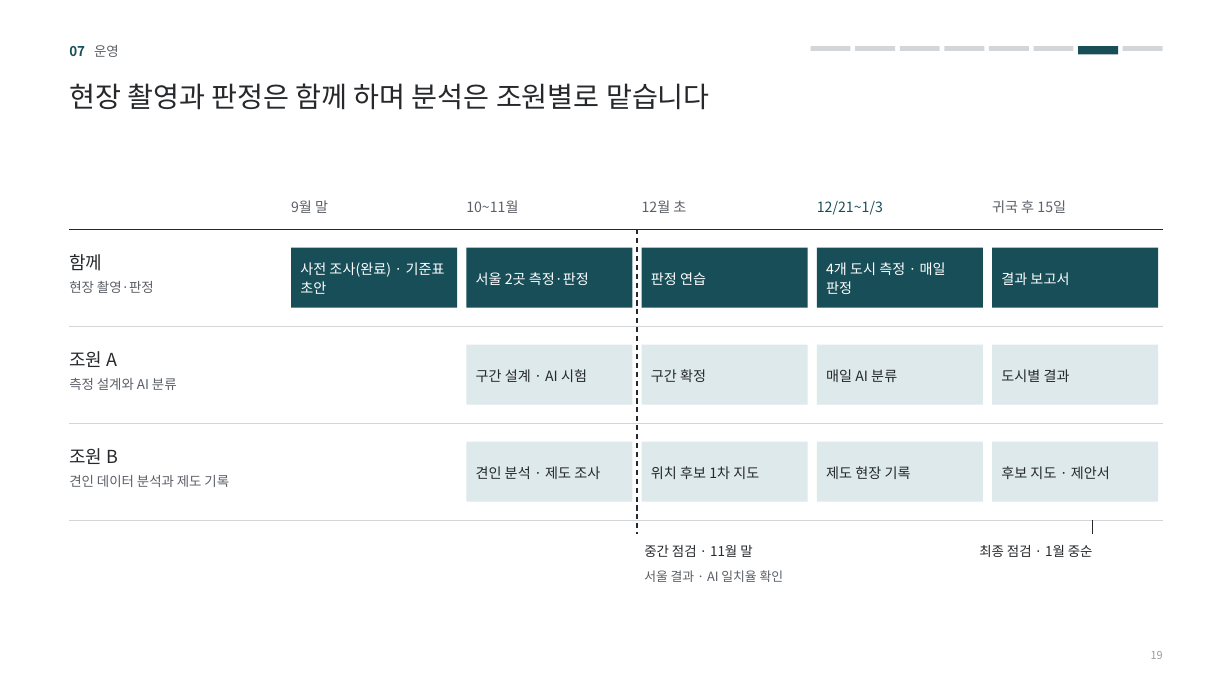
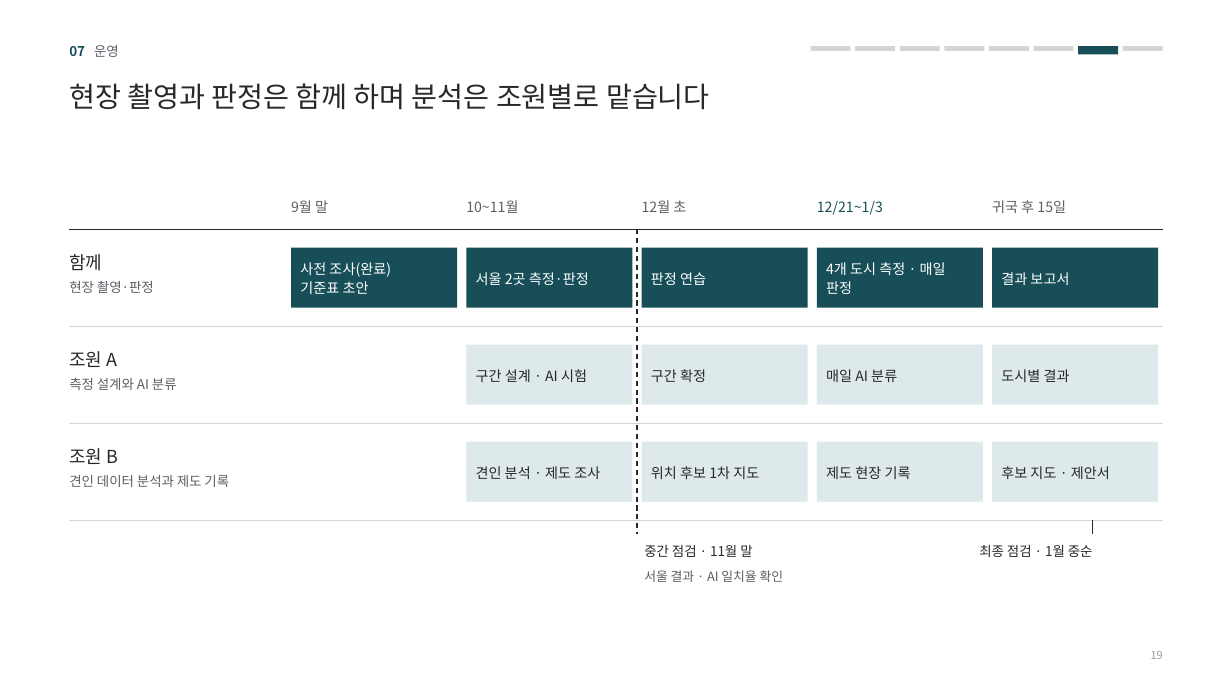
Before and after one commit to hyojoon62/Claude, a slide deck: slide 19 of 프로젝트계획서_별지_사실확인반영.pptx. Drawn at 1232x693 pixels with LibreOffice and Linux fonts; fonts in the diff are those of the drawing. Boxes give left, top, right and bottom in pixels: in the first picture for what was removed or moved away, otherwise in the second. Text is boxed around its words. In the diff, an @@ line names an element or a change of style, - is before the commit and + after.

```diff
--- a/프로젝트계획서_별지_사실확인반영.pptx
+++ b/프로젝트계획서_별지_사실확인반영.pptx
@@ text at [300, 262, 391, 294]: text changed @@
-사전 조사(완료) · 기준표 초안
+사전 조사(완료)
+기준표 초안
```
Also in this commit, not shown: 7 other slides changed, 3 other files.
